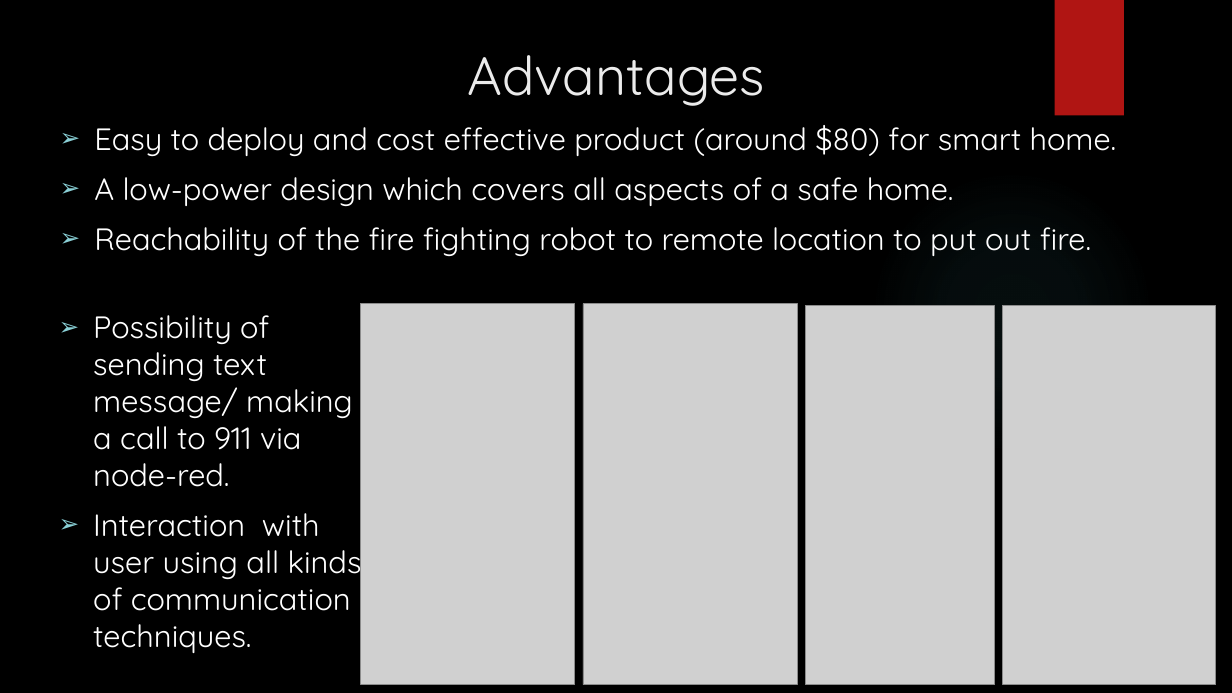
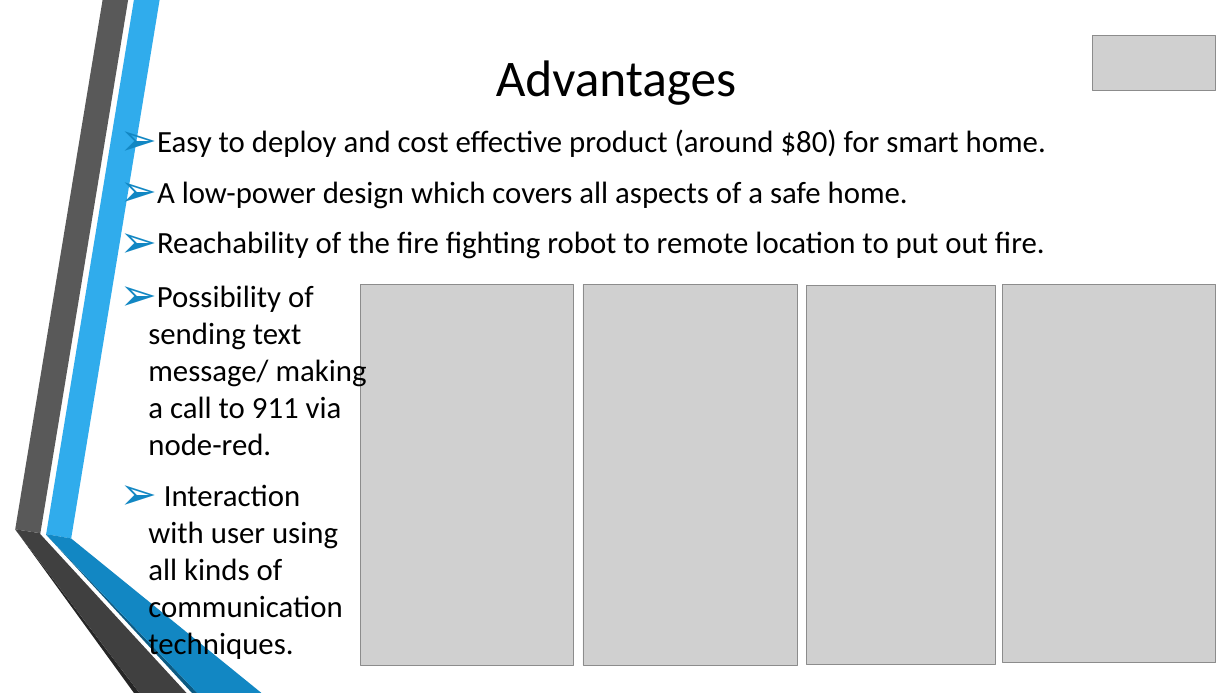
Before and after one commit to Sandhie177/UMKC_Hackathon_Fall_2018_IoT_Group_2, a slide deck: slide 5 of Documentation/IOT-SMART-HOME-Firebot-and-Device-Automation.pptx. Drawn at 1232x693 pixels with LibreOffice and Linux fonts; fonts in the diff are those of the drawing; grey boxes stand for pictures; background and template pictures are left out. Boxes give left, top, right and bottom in pixels: in the first picture for what was removed or moved away, otherwise in the second. Text is boxed around its words. In the diff, an @@ line names an element or a change of style, - is before the commit and + after.

```diff
--- a/Documentation/IOT-SMART-HOME-Firebot-and-Device-Automation.pptx
+++ b/Documentation/IOT-SMART-HOME-Firebot-and-Device-Automation.pptx
@@ rectangle removed at <box>1055,0,1124,116</box> @@
@@ title "Advantages" at <box>496,60,736,105</box>: size 42 to 40 pt, font Quicksand to Calibri, text colour #EBEBEB to #000000; vertical alignment top to middle @@
@@ picture added at <box>1092,36,1216,91</box> @@
@@ text "Easy to deploy and cost ...": place and size @@
-text "Easy to deploy and cost ..." at <box>94,125,1117,256</box>
+text "Easy to deploy and cost ..." at <box>157,129,1046,259</box>
@@ text "Easy to deploy and cost ..." at <box>157,129,1046,259</box>: font Quicksand to Calibri, text colour #FFFFFF to #000000; indent changed; bullet colour #8AD0D6 to #1287C3; vertical alignment top to middle @@
@@ ellipse removed at <box>870,169,1154,454</box> @@
@@ text "Possibility of sending text message/ ...": place and size @@
-text "Possibility of sending text message/ ..." at <box>93,315,362,653</box>
+text "Possibility of sending text message/ ..." at <box>148,285,367,662</box>
@@ text "Possibility of sending text message/ ..." at <box>148,285,367,662</box>: font Quicksand to Calibri, text colour #FFFFFF to #000000; indent changed; bullet colour #8AD0D6 to #1287C3 @@
@@ 4 pictures: place and size @@
-4 pictures at <box>361,304,1215,685</box>
+4 pictures at <box>360,285,1215,665</box>
@@ group added at <box>15,0,262,693</box>: 6 freeform shapes @@
@@ picture removed at <box>1055,567,1216,683</box> @@
```
Also in this commit, not shown: 4 other slides changed.
